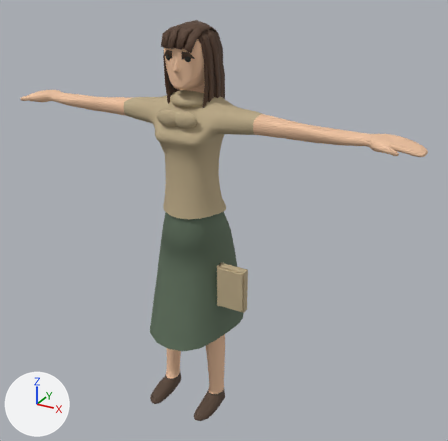
What one commit did to the glTF model public/assets/characters/office/office-daeun.glb.
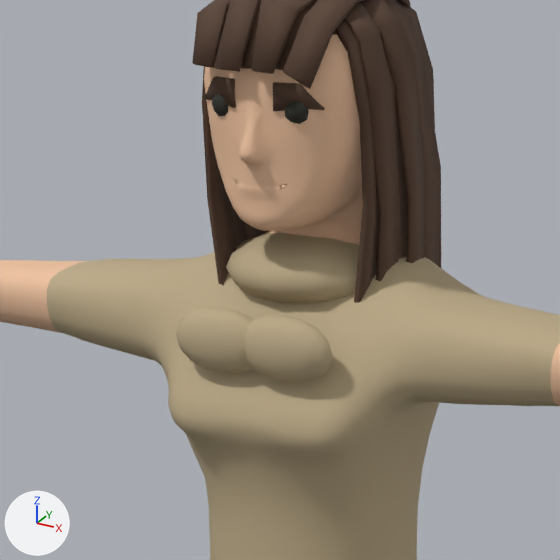
The first picture shows the older version from a 50 mm lens placed at (1.46, -2.33, 2.2), pointed at (0.13, 0.08, 1.0). The close-ups show the older and then the newer version on the part from 25% to 57% of the width and 7% to 40% of the height of that picture. Only the edits that show in the close-ups are written down. Lighting does not change. The marker at lower left points along +X, +Y and +Z. Where no turn or scale is listed for an object, it has been applied to the vertices.

The older version as bpy lines, for what is in view:
```python
me_cylinder_013 = bpy.data.meshes.new('Cylinder.013')
me_cylinder_013.from_pydata(...)  # 777 vertices, 1420 faces; spans x -0.122..0.122, y -0.118..0.203, z 1.371..1.908
# faces by material slot: [1120, 300]
me_cylinder_013.materials.append(mat_office_daeun_hair)  # brown #584030
me_cylinder_013.materials.append(mat_office_daeun_hairbase)  # brown #584030
me_구체 = bpy.data.meshes.new('구체')
me_구체.from_pydata(...)  # a UV sphere (12 segments, 8 rings, poles along z) spanning x -0.1..0.1, y -0.078..0.111, z 1.535..1.617
me_구체.materials.append(mat_office_daeun_shirt)  # beige #bdab88
me_구체_001 = bpy.data.meshes.new('구체.001')
me_구체_001.from_pydata(...)  # a UV sphere (12 segments, 8 rings, poles along z) spanning x -0.1039..0.0208, y -0.1337..-0.0885, z 1.4774..1.5514
me_구체_001.materials.append(mat_office_daeun_jacket)  # beige #bdab88
me_구체_002 = bpy.data.meshes.new('구체.002')
me_구체_002.from_pydata(...)  # a UV sphere (12 segments, 8 rings, poles along z) spanning x -0.0208..0.1039, y -0.1337..-0.0885, z 1.4774..1.5514
me_구체_002.materials.append(mat_office_daeun_jacket)  # beige #bdab88
ob_office_daeun_bow = bpy.data.objects.new('office-daeun_bow', me_구체_001)
ob_office_daeun_bow.location = (0.0, 0.0, 0.008)
ob_office_daeun_bow_001 = bpy.data.objects.new('office-daeun_bow.001', me_구체_002)
ob_office_daeun_bow_001.location = (0.0, 0.0, 0.008)
ob_office_daeun_hair_long = bpy.data.objects.new('office-daeun_Hair_long', me_cylinder_013)
ob_office_daeun_hair_long.location = (0.0, 0.0, 0.008)
ob_office_daeun_neckwear = bpy.data.objects.new('office-daeun_Neckwear', me_구체)
ob_office_daeun_neckwear.location = (0.0, 0.0, 0.008)
# also in view: 'office-daeun_Top' at (0.0, 0.01, 1.46)
```
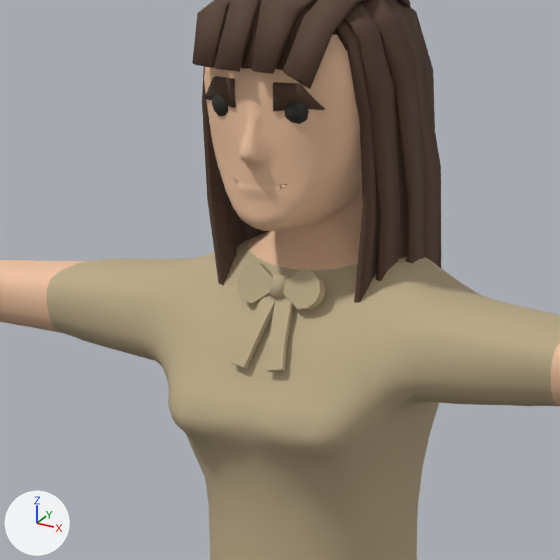
Where the change shows, as pixel boxes (x1, y1, x2, y2) in the close-ups (560 x 560 px):
'office-daeun_Neckwear', deleted (beige): before (226, 232, 359, 304)
'office-daeun_Fit_bow', added (beige): after (230, 263, 325, 372)
'office-daeun_bow.001', deleted (beige): before (245, 316, 333, 383)
'office-daeun_bow', deleted (beige): before (176, 307, 254, 373)

The change in detail:
Mesh me_office_daeun_fit_bow is new.
It has 84 vertices, 148 faces and spans x -0.0536..0.057, y -0.1115..-0.039, z 1.4839..1.5914.
It uses material mat_office_daeun_jacket (beige #bdab88).
Object 'office-daeun_bow' (ob_office_daeun_bow) is deleted.
Object 'office-daeun_bow.001' (ob_office_daeun_bow_001) is deleted.
Object 'office-daeun_Neckwear' (ob_office_daeun_neckwear) is deleted.
Object 'office-daeun_Fit_bow' (ob_office_daeun_fit_bow) is new; it shows me_office_daeun_fit_bow.
Its location is (0.0, 0.0, 0.008).
